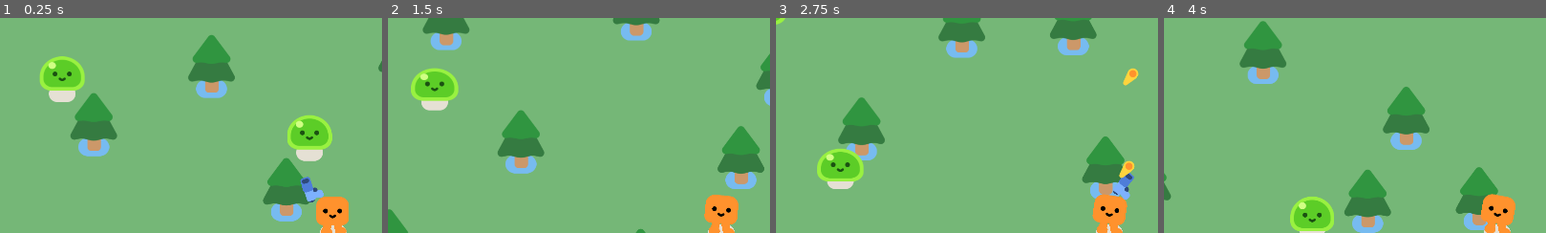
Above: before the commit, frames 1-4 (left to right).
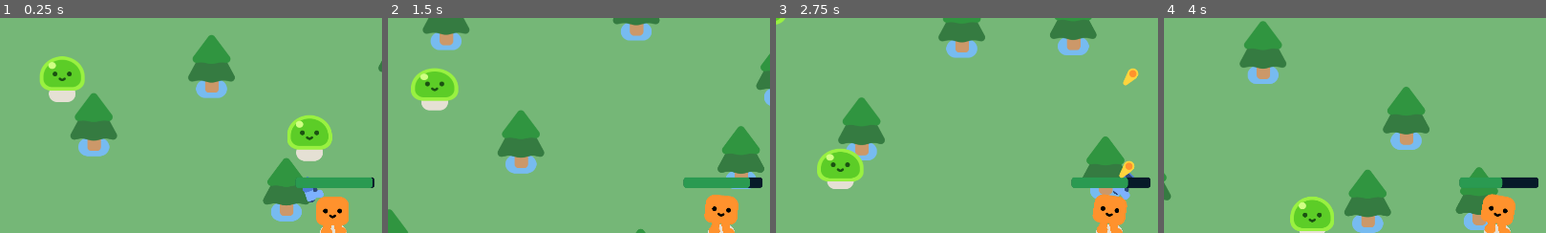
Above: after the commit, the same moments.

Repository: Subodh668/2d_trial_game
Game: Godot game, scene res://scenes/survivor_game.tscn
The game is run twice, just before and just after one commit, with the same random seed, the same clock (stepped at 60 frames per second) and the same inputs.
Inputs:
- Up to frame 1 (0.25 s): no input
- Up to frame 2 (1.5 s): hold D (move_right) 0.53-1.28 s; hold S (move_down) from 1.28 s (still down)
- Up to frame 3 (2.75 s): release S (move_down) at 2.03 s; hold D (move_right) from 2.03 s (still down)
- Up to frame 4 (4 s): release D (move_right) at 2.78 s; hold W (move_up) 2.78-3.53 s; hold A (move_left) from 3.53 s (still down)
The pictures show only the part of the screen within x 6-56%, y 0-50%; the shares and areas given below are measured in that part.

The runs differ from the first frame. In frame 1, 0.9% of the frame differs, in the area x 77-98%, y 74-80%; in frame 2, 1.0%, in the area x 77-98%, y 73-80%; in frame 3, 1.0%; in frame 4, 0.7%.

Commit message:
Ignore godot cache, player health and damage added

Diff:
--- a/scenes/player.tscn
+++ b/scenes/player.tscn
@@ -7,8 +7,24 @@
 [sub_resource type="CircleShape2D" id="CircleShape2D_g2els"]
 radius = 35.0
 
+[sub_resource type="CircleShape2D" id="CircleShape2D_qhqgy"]
+radius = 40.04997
+
+[sub_resource type="StyleBoxFlat" id="StyleBoxFlat_qhqgy"]
+bg_color = Color(0.030125193, 0.10261323, 0.16089293, 1)
+corner_radius_top_left = 8
+corner_radius_top_right = 8
+corner_radius_bottom_right = 8
+corner_radius_bottom_left = 8
+
+[sub_resource type="StyleBoxFlat" id="StyleBoxFlat_dqkch"]
+bg_color = Color(0.24145809, 0.8986077, 0.40782908, 0.6313726)
+corner_radius_top_left = 8
+corner_radius_top_right = 8
+corner_radius_bottom_right = 8
+corner_radius_bottom_left = 8
+
 [node name="Player" type="CharacterBody2D" unique_id=759839312]
-position = Vector2(0, -5)
 script = ExtResource("1_g2els")
 
 [node name="HappyBoo" parent="." unique_id=1091727253 instance=ExtResource("1_3vyb7")]
@@ -22,3 +38,21 @@
 
 [node name="Gun" parent="." unique_id=1058615591 instance=ExtResource("3_qhqgy")]
 position = Vector2(0, -27)
+
+[node name="HurtBox" type="Area2D" parent="." unique_id=519726693]
+unique_name_in_owner = true
+
+[node name="CollisionShape2D" type="CollisionShape2D" parent="HurtBox" unique_id=1942354327]
+shape = SubResource("CircleShape2D_qhqgy")
+debug_color = Color(0.8807603, 0.23269337, 0.6190273, 0.41960785)
+
+[node name="ProgressBar" type="ProgressBar" parent="." unique_id=722797806]
+unique_name_in_owner = true
+offset_left = -95.0
+offset_top = -140.0
+offset_right = 104.0
+offset_bottom = -113.0
+theme_override_styles/background = SubResource("StyleBoxFlat_qhqgy")
+theme_override_styles/fill = SubResource("StyleBoxFlat_dqkch")
+value = 100.0
+show_percentage = false
--- a/scripts/player.gd
+++ b/scripts/player.gd
@@ -1,4 +1,8 @@
 extends CharacterBody2D
+
+signal health_depleted
+
+var health = 100.0
 
 func _physics_process(delta):
 	#get user vectors of user input or the key pressed
@@ -13,3 +17,11 @@
 		%HappyBoo.play_walk_animation() # % indicates the custom node
 	else:
 		%HappyBoo.play_idle_animation()
+
+	const DAMAGE_RATE = 10.0
+	var overlapping_mobs = %HurtBox.get_overlapping_bodies()
+	if overlapping_mobs.size() > 0:
+		health -= DAMAGE_RATE * overlapping_mobs.size() * delta
+		%ProgressBar.value = health
+		if health <= 0.0:
+			health_depleted.emit()
Not shown, removed: .DS_Store
Not shown, added: .gitattributes
Not shown, added: .gitignore
Not shown, removed: characters/.DS_Store
Not shown, removed: pistol/.DS_Store
